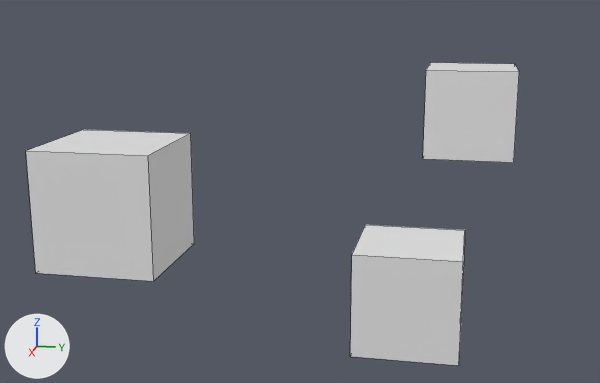
Renders of the Blender file 2.74/config/startup.blend from each side of a commit.
The view is the same before and after, from a 50 mm camera at (17.17, 0.7, 4.32) aimed at (1.24, -2.49, 0.34). The axes (+X, +Y, +Z) are drawn at lower left. The lights are the same throughout. Mesh edges are drawn as thin lines.
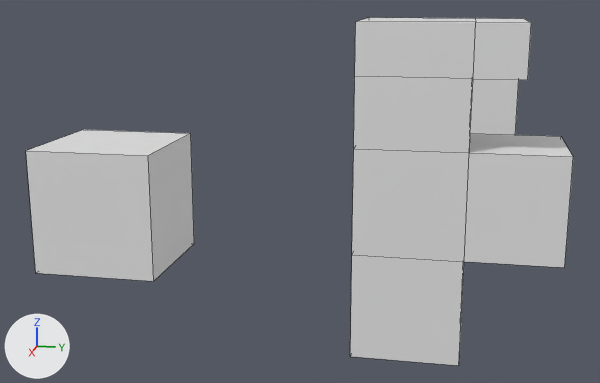
Scene script edits in JSON lines:
```json
{"block": "me_cube_009", "where": "# used by ob_cube_003; location = (1.85, -0.21, -1.39)"}
{"op": "remove", "block": "me_cube_009", "code": "me_cube_009.from_pydata(...)  # 8 vertices, 6 faces; spans x -1.0..1.0, y -1.0..1.0, z -1.0..1.0"}
{"op": "add", "block": "me_cube_009", "code": "me_cube_009.from_pydata(...)  # 28 vertices, 26 faces; spans x -1.0..1.0, y -1.0..2.71, z -1.0..5.15"}
{"block": "me_cube_009", "change": "me_cube_009 part 1"}
{"block": "me_cube_009", "change": "1 face is deleted"}
{"block": "me_cube_009", "change": "20 vertices are added at x -1.0..1.0, y -1.0..2.71, z 1.0..5.15"}
{"block": "me_cube_009", "change": "21 new faces join them"}
```

Location of each change, (x1, y1, x2, y2) in pixels of the pictures (600 x 383 px):
```json
{"object": "Cube.003", "change": "reshaped", "before": [350, 225, 465, 366], "after": [350, 18, 573, 366], "on screen": "93% wider, 146% taller"}
{"part": 1, "of": "me_cube_009", "change": "built on", "before": [352, 225, 465, 261], "after": [352, 18, 573, 268]}
{"object": "Cube", "change": "unchanged, covered by the edit", "before": [423, 63, 519, 163], "after": [470, 79, 519, 135]}
```
